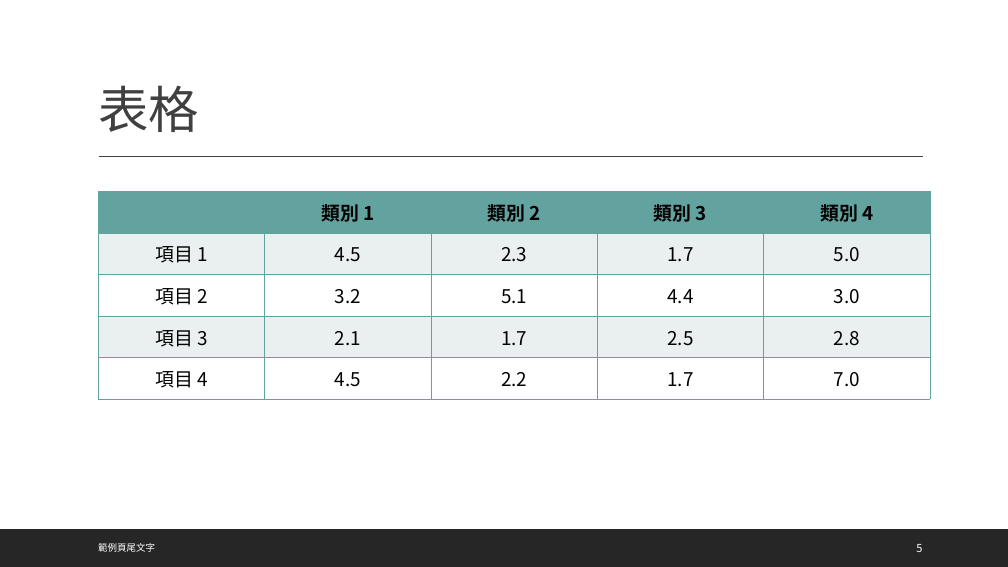
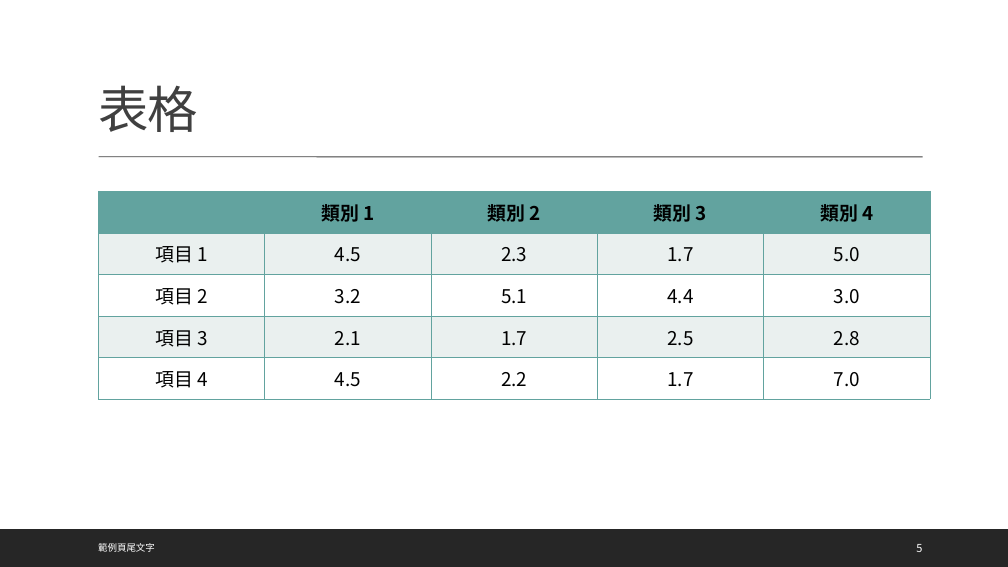
Before and after one commit to xrick/TeacherAssist_V2, a slide deck: slide 5 of backend/data/templates/creative_colorful.pptx. Drawn at 1008x567 pixels with LibreOffice and Linux fonts; fonts in the diff are those of the drawing. Boxes give left, top, right and bottom in pixels: in the first picture for what was removed or moved away, otherwise in the second. Text is boxed around its words. In the diff, an @@ line names an element or a change of style, - is before the commit and + after.

```diff
--- a/backend/data/templates/creative_colorful.pptx
+++ b/backend/data/templates/creative_colorful.pptx
@@ line (99, 157) - (923, 157): stroke #404040 1 pt to #404040 0.75 pt @@
```
Also in this commit, not shown: 6 other slides changed, 5 slides removed, 39 other files.
